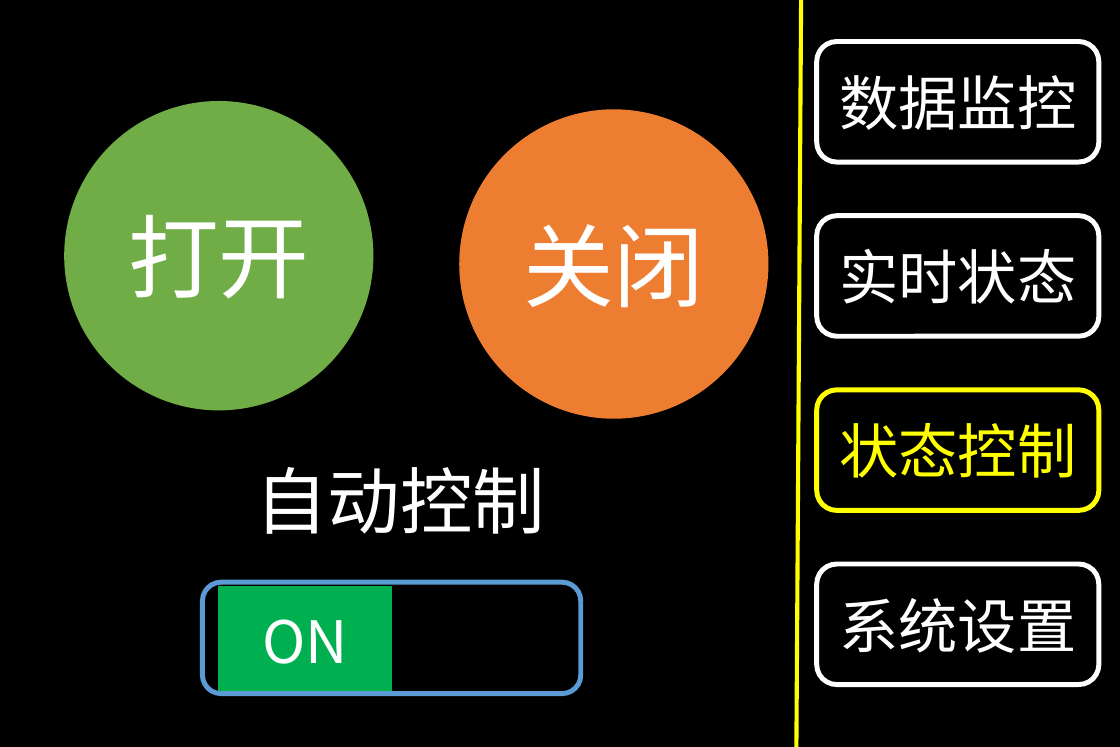
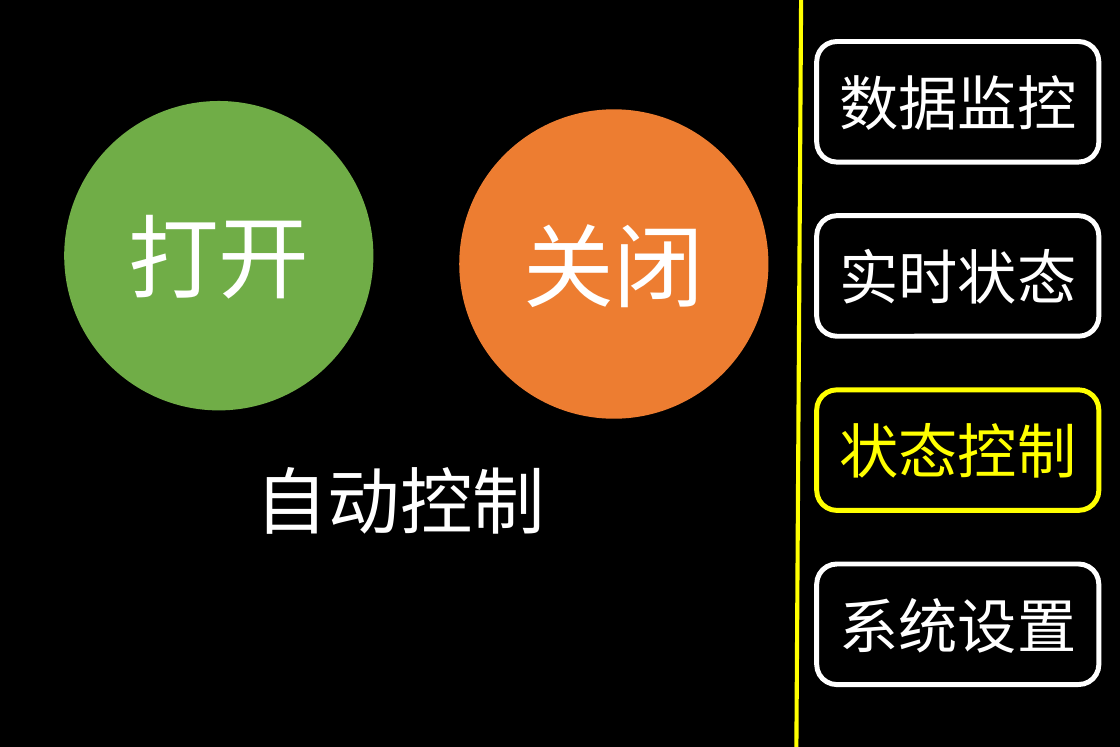
Before and after one commit to Derrick1024/IntelligentWindow, a slide deck: slide 4 of HMI/UI.pptx. Drawn at 1120x747 pixels with LibreOffice and Linux fonts; fonts in the diff are those of the drawing. Boxes give left, top, right and bottom in pixels: in the first picture for what was removed or moved away, otherwise in the second. Text is boxed around its words. In the diff, an @@ line names an element or a change of style, - is before the commit and + after.

```diff
--- a/HMI/UI.pptx
+++ b/HMI/UI.pptx
@@ rounded rectangle removed at (203,582,581,693) @@
@@ rectangle removed at (219,587,392,693) @@
-ON
```
Also in this commit, not shown: 3 other slides changed, 20 other files.
